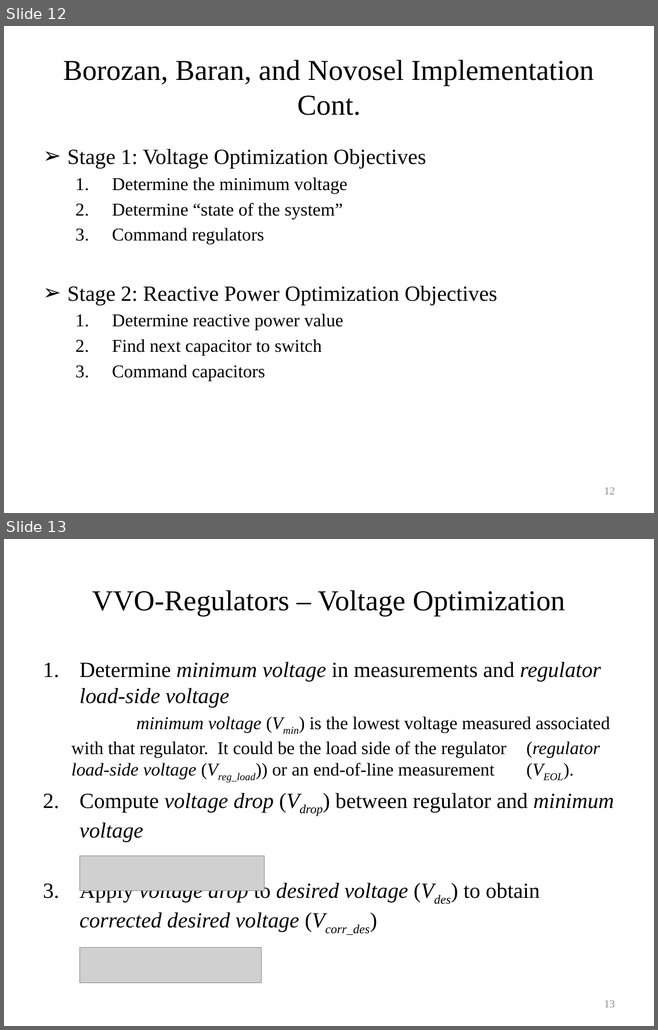
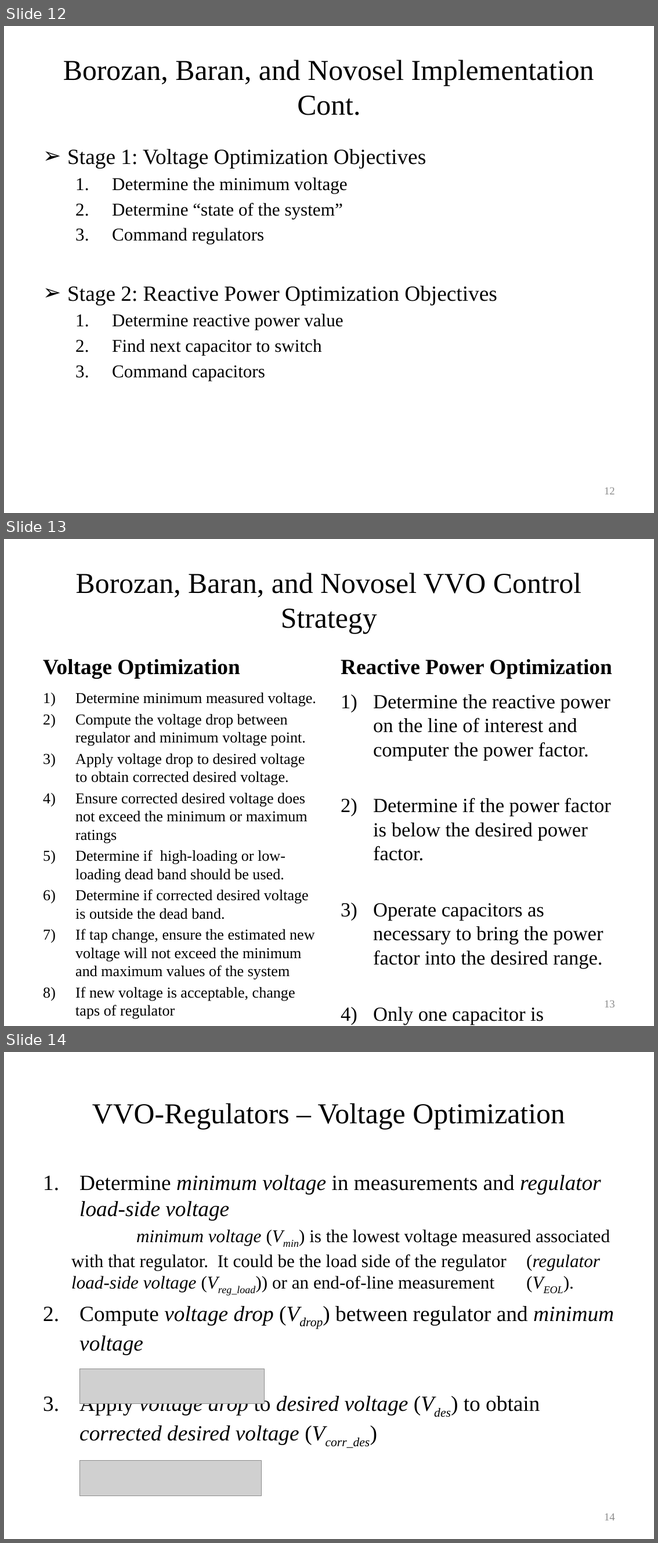
Before and after one commit to gridlab-d/course, a slide deck: University of Washington Class/Module 6 - Volt-VAR optimization.pptx. Shown one above the other, each under a label of ours: slides 12 and 13 before the commit, slides 12, 13 and 14 after it. The pictures are 658x1030 and 658x1543 pixels, drawn with LibreOffice and Linux fonts; fonts in the diff are those of the drawing; grey boxes stand for pictures. Boxes give left, top, right and bottom in pixels: in the first picture for what was removed or moved away, otherwise in the second. Text is boxed around its words. In the diff, an @@ line names an element or a change of style, - is before the commit and + after.

```diff
--- a/University of Washington Class/Module 6 - Volt-VAR optimization.pptx
+++ b/University of Washington Class/Module 6 - Volt-VAR optimization.pptx
@@ slide 13 added at (x1=4, y1=539, x2=654, y2=1026), background #FFFFFF @@
@@ title added at (x1=76, y1=573, x2=581, y2=634), 32 pt, text #000000 @@
+Borozan, Baran, and Novosel VVO Control Strategy
@@ text added at (x1=43, y1=659, x2=239, y2=678), 24 pt, text #000000, bold @@
+Voltage Optimization
@@ text added at (x1=340, y1=659, x2=611, y2=678), 24 pt, text #000000, bold @@
+Reactive Power Optimization
@@ text added at (x1=75, y1=693, x2=316, y2=1019), 16.8 pt, text #000000 @@
+1) Determine minimum measured voltage.
+2) Compute the voltage drop between regulator and minimum voltage point.
+3) Apply voltage drop to desired voltage to obtain corrected desired voltage.
+4) Ensure corrected desired voltage does not exceed the minimum or maximum ratings
+5) Determine if high-loading or low-loading dead band should be used.
+6) Determine if corrected desired voltage is outside the dead band.
+7) If tap change, ensure the estimated new voltage will not exceed the minimum and maximum values of the system
+8) If new voltage is acceptable, change taps of regulator
@@ text added at (x1=373, y1=694, x2=610, y2=1024), 22.2 pt, text #000000 @@
+1) Determine the reactive power on the line of interest and computer the power factor.
+2) Determine if the power factor is below the desired power factor.
+3) Operate capacitors as necessary to bring the power factor into the desired range.
+4) Only one capacitor is operated per cycle.
@@ page number added at (x1=604, y1=1001, x2=615, y2=1008), 12 pt, text #8C8C8C @@
+13
@@ what was slide 13 is now slide 14 @@
@@ page number at (x1=604, y1=1514, x2=615, y2=1521): text changed @@
-13
+14
```
Also in this commit, not shown: 1 slide changed, 1 other slide added.
